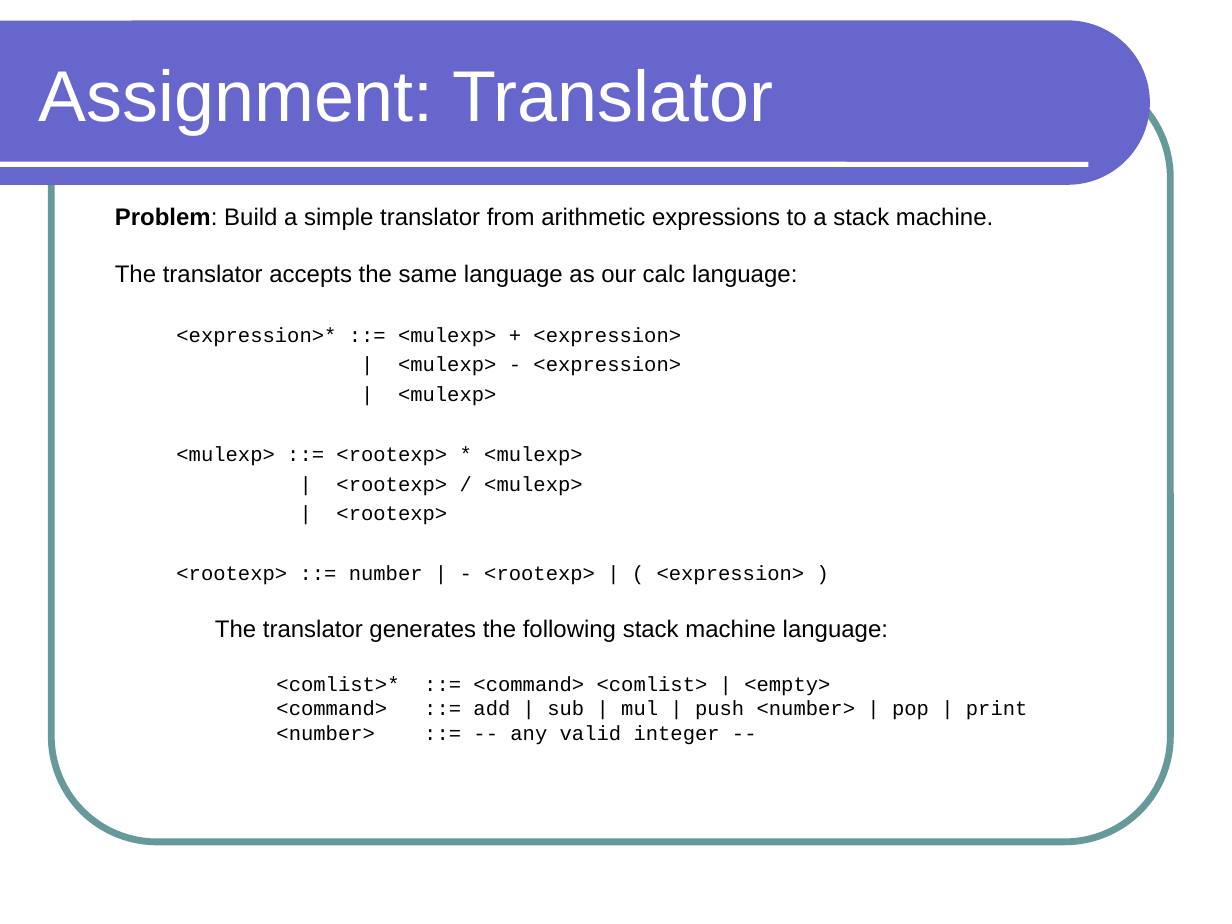
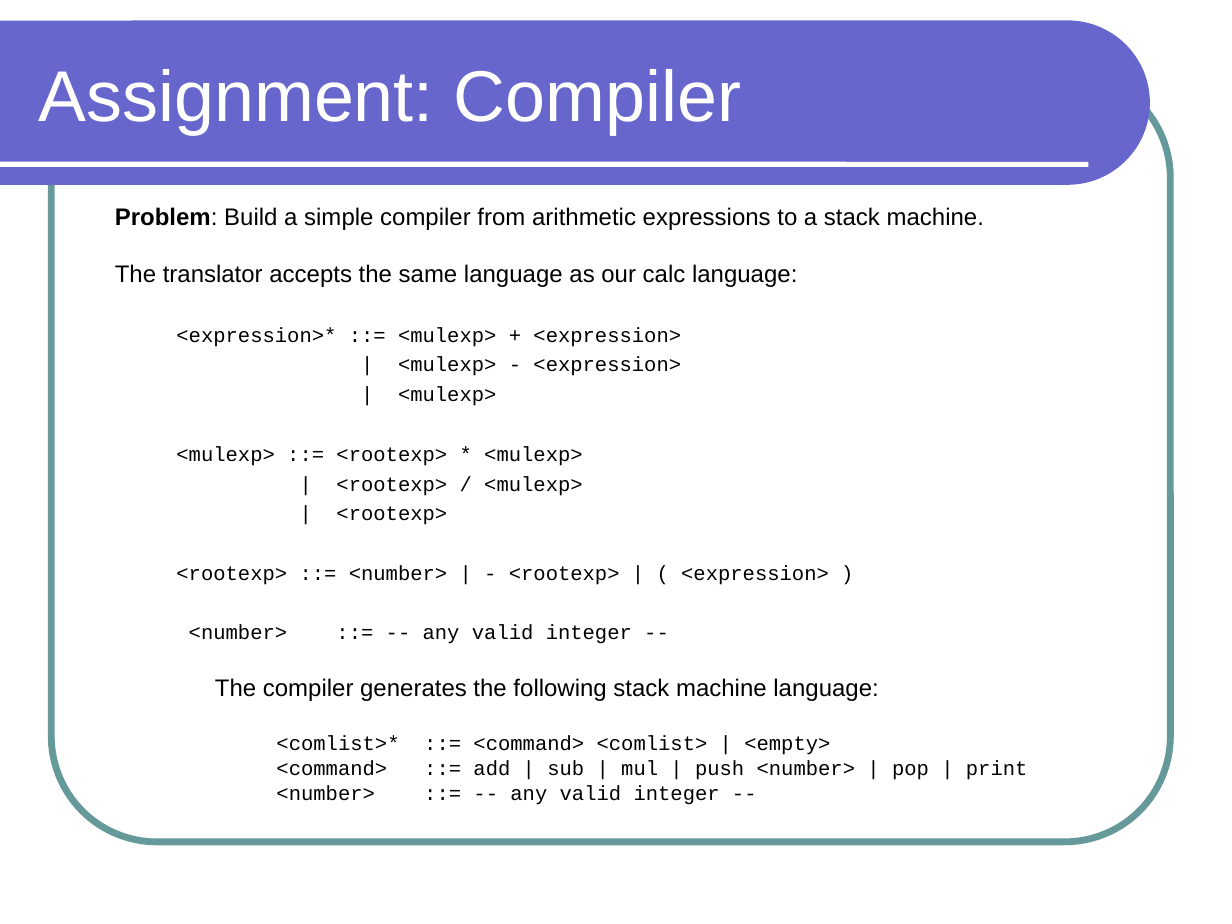
Before and after one commit to lutzhamel/CSC301, a slide deck: slide 22 of notes/csc301-ln012.ppt (slide 23 before the commit). Drawn at 1232x924 pixels with LibreOffice and Linux fonts; fonts in the diff are those of the drawing. Boxes give left, top, right and bottom in pixels: in the first picture for what was removed or moved away, otherwise in the second. Text is boxed around its words. In the diff, an @@ line names an element or a change of style, - is before the commit and + after.

```diff
--- a/notes/csc301-ln012.ppt
+++ b/notes/csc301-ln012.ppt
@@ title at [39, 69, 742, 134]: text changed @@
-Assignment: Translator
+Assignment: Compiler
@@ text at [115, 207, 984, 230]: text changed @@
-Problem: Build a simple translator from arithmetic expressions to a stack machine.
+Problem: Build a simple compiler from arithmetic expressions to a stack machine.
@@ text at [176, 565, 878, 701]: text changed; size 14 to 12 pt; font Arial to Courier New @@
-  <rootexp> ::= number | - <rootexp> | ( <expression> )
-The translator generates the following stack machine language:
+  <rootexp> ::= <number> | - <rootexp> | ( <expression> )
+  <number> ::= -- any valid integer --
+The compiler generates the following stack machine language:
```
Also in this commit, not shown: 14 other slides changed, 3 slides added, 1 slide removed, 7 other files.
